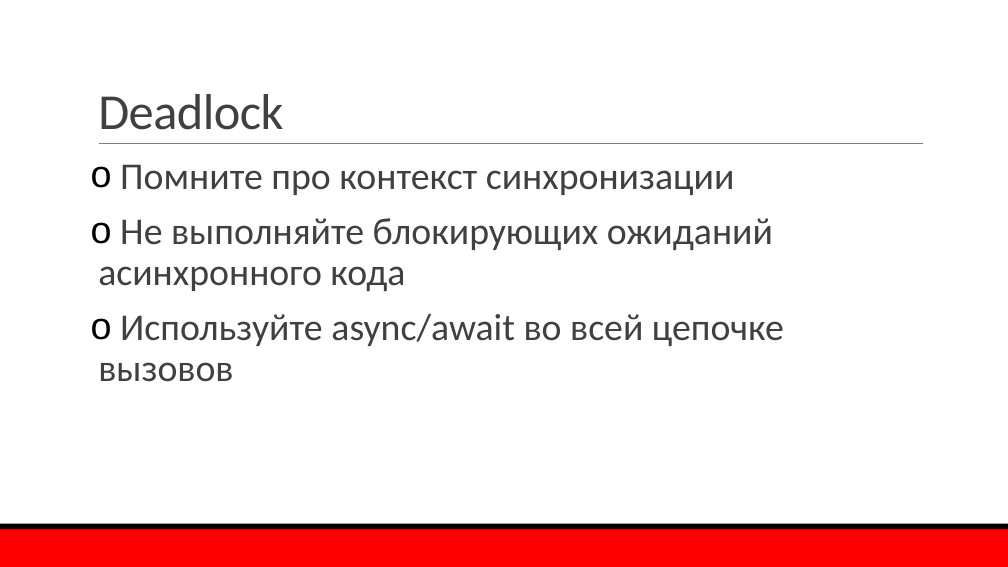
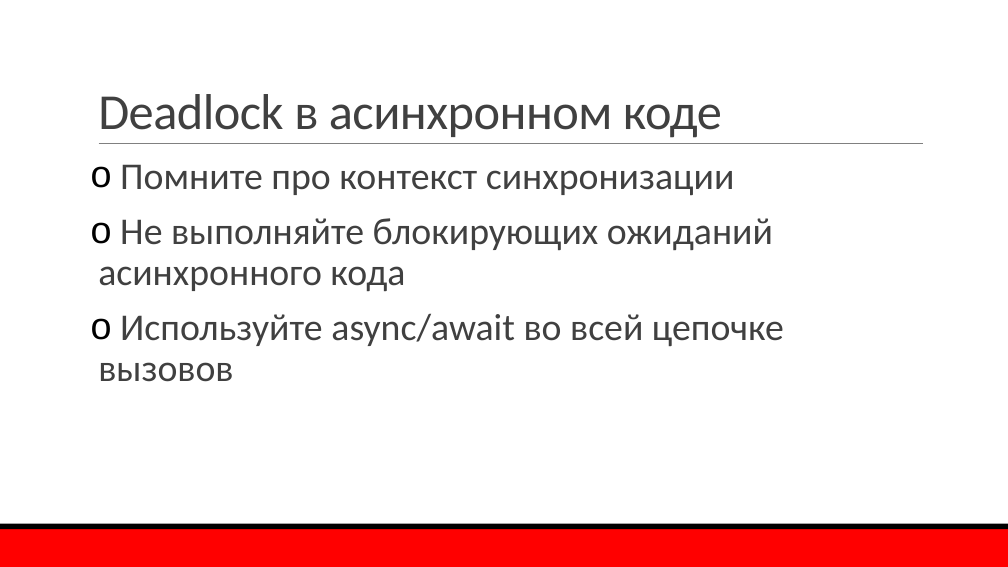
Before and after one commit to mao29/ConcurrencyCookBook, a slide deck: slide 25 of Presentation.pptx (slide 13 before the commit). Drawn at 1008x567 pixels with LibreOffice and Linux fonts; fonts in the diff are those of the drawing; background and template pictures are left out. Boxes give left, top, right and bottom in pixels: in the first picture for what was removed or moved away, otherwise in the second. Text is boxed around its words. In the diff, an @@ line names an element or a change of style, - is before the commit and + after.

```diff
--- a/Presentation.pptx
+++ b/Presentation.pptx
@@ title at [98, 94, 722, 138]: text changed @@
-Deadlock
+Deadlock в асинхронном коде
```
Also in this commit, not shown: 5 other slides changed, 16 slides added, 1 slide removed, 1 other file.
